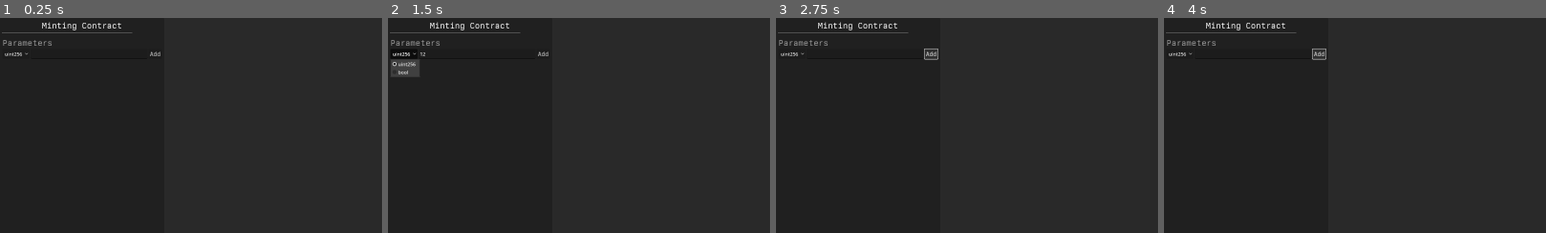
Above: before the commit, frames 1-4 (left to right).
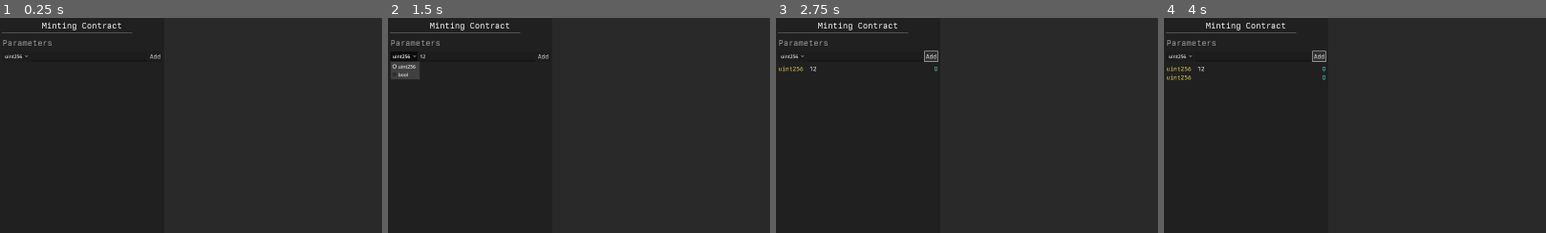
Above: after the commit, the same moments.

Repository: JackShort/vscripting
Game: Godot game, scene res://Main.tscn
Same seed, same stepped clock (60 frames per second), same inputs: the game is played once before the commit and once after it.
Inputs (mouse positions are % of the whole screen's width and height, from its top left):
- Up to frame 1 (0.25 s): no input
- Up to frame 2 (1.5 s): click (12, 8) at 0.52 s; type "12" at 0.6 s; click "uint256" at 1.25 s
- Up to frame 3 (2.75 s): click "Add" at 2 s
- Up to frame 4 (4 s): click "uint256" at 2.75 s; click "Add" at 3.5 s
The pictures show only the part of the screen within x 0-50%, y 0-50%; the shares and areas given below are measured in that part.

The runs differ from the first frame. In frame 1, 0.2% of the frame differs, in the area x 1-42%, y 15-20%; in frame 2, 0.6%, in the area x 0-42%, y 15-29%; in frame 3, 0.3%; in frame 4, 0.4%.

Commit message:
displaying the params

Diff:
--- a/Global.gd
+++ b/Global.gd
@@ -1,13 +1,13 @@
 extends Node
 
-enum SolTypes {
+enum SolType {
     sol_uint256,
     sol_bool
 }
 
 var sol_types_to_string = {
-    SolTypes.sol_uint256: "uint256",
-    SolTypes.sol_bool: "bool",
+    SolType.sol_uint256: "uint256",
+    SolType.sol_bool: "bool",
 }
 
 var graph_node_list: GraphNodeList = null
--- a/Main.tscn
+++ b/Main.tscn
@@ -44,6 +44,7 @@
 
 [node name="VBoxContainer" type="VBoxContainer" parent="UILayer/PanelContainer/MarginContainer/VBoxContainer"]
 layout_mode = 2
+theme_override_constants/separation = 12
 script = ExtResource("2_44j18")
 
 [node name="ParameterHeader" type="Label" parent="UILayer/PanelContainer/MarginContainer/VBoxContainer/VBoxContainer"]
--- /dev/null
+++ b/ParameterDisplay.tscn
@@ -0,0 +1,28 @@
+[gd_scene load_steps=2 format=3 uid="uid://1ldicrmkanru"]
+
+[ext_resource type="Theme" uid="uid://bo8kigawanwjo" path="res://text_theme.tres" id="1_hcwh1"]
+
+[node name="ParameterDisplayContainer" type="HBoxContainer"]
+theme_override_constants/separation = 20
+
+[node name="TypeLabel" type="Label" parent="."]
+layout_mode = 2
+theme = ExtResource("1_hcwh1")
+theme_type_variation = &"HeaderSmall"
+theme_override_colors/font_color = Color(0.921569, 0.839216, 0.345098, 1)
+text = "one
+"
+
+[node name="NameLabel" type="Label" parent="."]
+layout_mode = 2
+size_flags_horizontal = 3
+theme = ExtResource("1_hcwh1")
+theme_type_variation = &"HeaderSmall"
+text = "two"
+
+[node name="Value" type="Label" parent="."]
+layout_mode = 2
+theme = ExtResource("1_hcwh1")
+theme_type_variation = &"HeaderSmall"
+theme_override_colors/font_color = Color(0.341176, 0.921569, 0.85098, 1)
+text = "three"
--- a/ParameterInputHandler.gd
+++ b/ParameterInputHandler.gd
@@ -1,8 +1,10 @@
 extends VBoxContainer
 
+@onready var param_display_scene = preload("res://ParameterDisplay.tscn")
 @onready var type_option_button = %ParamTypeDropdown
 @onready var add_param_button = %AddParamButton
 @onready var param_input = %ParamInput
+@onready var parameter_container = %ParameterContainer
 
 func _ready():
     add_param_button.button_down.connect(_on_add_param)
@@ -11,6 +13,22 @@
         type_option_button.add_item(Global.sol_types_to_string[key], key)
 
 func _on_add_param():
-    print(param_input.text)
+    var param_name = param_input.text
+    var param_type = type_option_button.get_item_id(type_option_button.selected)
+
+    if not Global.vm_state.has("parameters"):
+        Global.vm_state["parameters"] = {}
+
+    var sol_param = SolParameter.new(param_name, param_type)
+    Global.vm_state["parameters"][param_name]  = sol_param
+    var param_displayer = param_display_scene.instantiate()
+    parameter_container.add_child(param_displayer)
+    param_displayer.get_node("NameLabel").text = sol_param.name
+    param_displayer.get_node("TypeLabel").text = Global.sol_types_to_string[sol_param.type]
+    param_displayer.get_node("Value").text = str(sol_param.value)
+
     param_input.clear()
-    print(type_option_button.get_item_id(type_option_button.selected))
+
+func _process(_delta):
+    for child in parameter_container.get_children():
+        child.get_node("Value").text = str(Global.vm_state["parameters"][child.get_node("NameLabel").text].value)
--- /dev/null
+++ b/SolParameter.gd
@@ -0,0 +1,17 @@
+class_name SolParameter
+
+var name := ""
+var type :Global.SolType = Global.SolType.sol_uint256
+var value = null
+
+func _init(_name: String, _type: Global.SolType, _value: Variant = null):
+    name = _name
+    type = _type
+    value = _value if _value else get_default_value(type)
+
+func get_default_value(_type: Global.SolType):
+    match _type:
+        Global.SolType.sol_uint256:
+            return 0
+        Global.SolType.sol_bool:
+            return false
